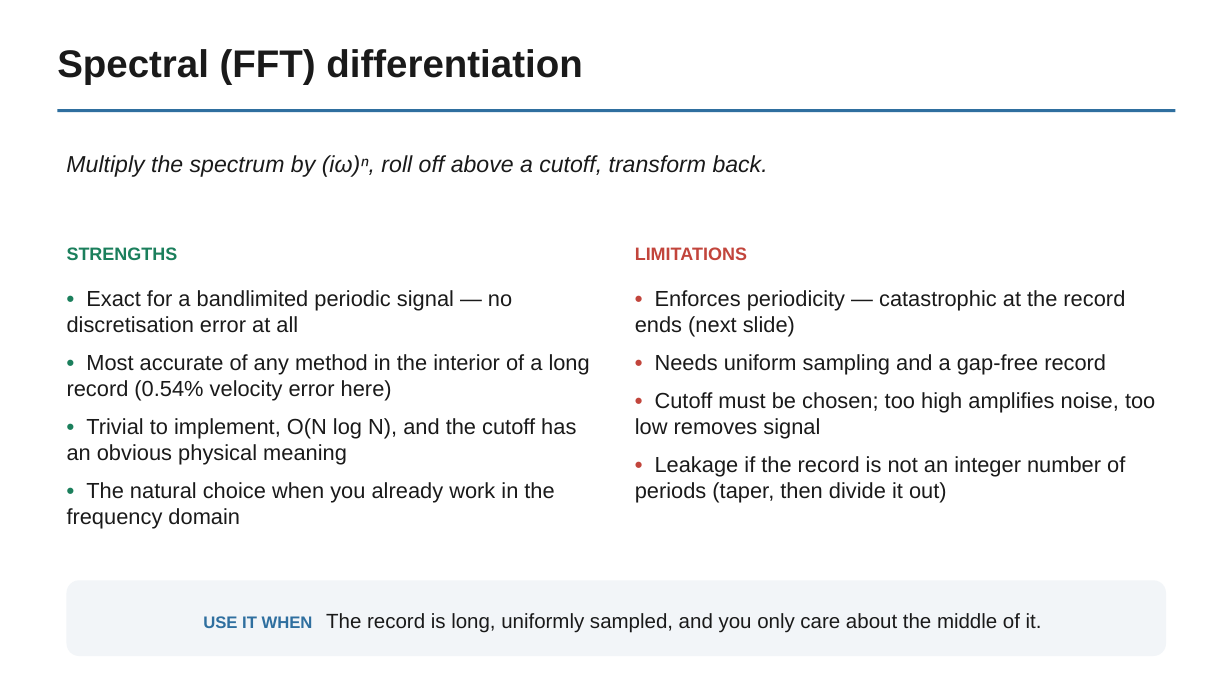
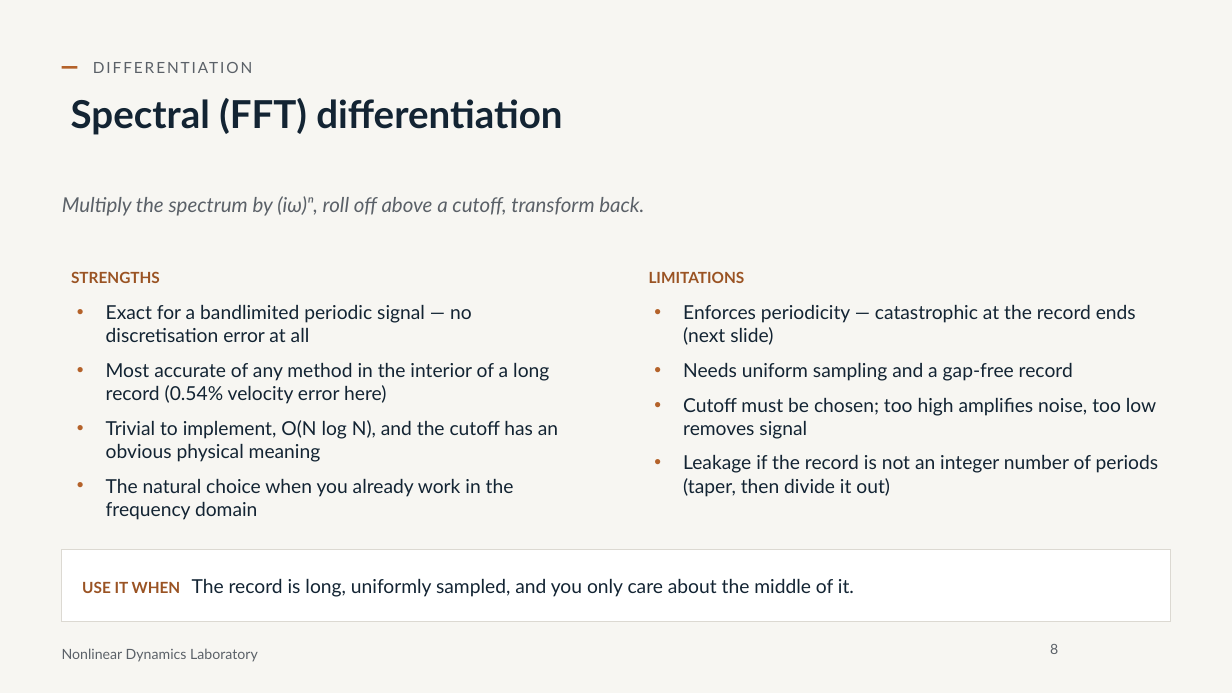
Before and after one commit to nld-uri/kinematics-toolbox, a slide deck: slide 8 of talk/differentiation_integration_talk.pptx (slide 7 before the commit). Drawn at 1232x693 pixels with LibreOffice and Linux fonts; fonts in the diff are those of the drawing; background and template pictures are left out. Boxes give left, top, right and bottom in pixels: in the first picture for what was removed or moved away, otherwise in the second. Text is boxed around its words. In the diff, an @@ line names an element or a change of style, - is before the commit and + after.

```diff
--- a/talk/differentiation_integration_talk.pptx
+++ b/talk/differentiation_integration_talk.pptx
@@ background #FFFFFF to #F7F6F2 @@
@@ text added at bbox=[84, 54, 639, 81], 12 pt, text #5B6168 @@
+DIFFERENTIATION
@@ title "Spectral (FFT) differentiation": place and size @@
-title "Spectral (FFT) differentiation" at bbox=[57, 49, 582, 84]
+title "Spectral (FFT) differentiation" at bbox=[71, 98, 562, 135]
@@ title "Spectral (FFT) differentiation" at bbox=[71, 98, 562, 135]: font Arial to Lato, text colour #1A1A1A to #132433 @@
@@ rectangle added at bbox=[62, 66, 78, 68], fill #B4622A @@
@@ rectangle removed at bbox=[57, 109, 1176, 113] @@
@@ text "Multiply the spectrum by (iω)ⁿ, ...": place and size @@
-text "Multiply the spectrum by (iω)ⁿ, ..." at bbox=[66, 155, 768, 177]
+text "Multiply the spectrum by (iω)ⁿ, ..." at bbox=[62, 196, 644, 216]
@@ text "Multiply the spectrum by (iω)ⁿ, ..." at bbox=[62, 196, 644, 216]: size 18 to 16 pt, font Arial to Lato, text colour #1A1A1A to #5B6168 @@
@@ text removed at bbox=[67, 247, 178, 260] @@
-STRENGTHS
@@ text removed at bbox=[635, 247, 747, 260] @@
-LIMITATIONS
@@ text at bbox=[71, 271, 558, 520]: text changed; size 17 to 15 pt; font Arial to Lato; text colour #1A1A1A to #132433 @@
-• Exact for a bandlimited periodic signal — no discretisation error at all
-• Most accurate of any method in the interior of a long record (0.54% velocity error here)
-• Trivial to implement, O(N log N), and the cutoff has an obvious physical meaning
-• The natural choice when you already work in the frequency domain
+STRENGTHS
+• Exact for a bandlimited periodic signal — no discretisation error at all
+• Most accurate of any method in the interior of a long record (0.54% velocity error here)
+• Trivial to implement, O(N log N), and the cutoff has an obvious physical meaning
+• The natural choice when you already work in the frequency domain
@@ text at bbox=[649, 271, 1159, 497]: text changed; size 17 to 15 pt; font Arial to Lato; text colour #1A1A1A to #132433 @@
-• Enforces periodicity — catastrophic at the record ends (next slide)
-• Needs uniform sampling and a gap-free record
-• Cutoff must be chosen; too high amplifies noise, too low removes signal
-• Leakage if the record is not an integer number of periods (taper, then divide it out)
+LIMITATIONS
+• Enforces periodicity — catastrophic at the record ends (next slide)
+• Needs uniform sampling and a gap-free record
+• Cutoff must be chosen; too high amplifies noise, too low removes signal
+• Leakage if the record is not an integer number of periods (taper, then divide it out)
@@ rectangle "USE IT WHEN The record ...": place and size @@
-rectangle "USE IT WHEN The record ..." at bbox=[67, 580, 1166, 656]
+rectangle "USE IT WHEN The record ..." at bbox=[62, 550, 1171, 622]
@@ rectangle "USE IT WHEN The record ..." at bbox=[62, 550, 1171, 622]: size 13 to 12 pt, text colour #2F6F9F to #9A5323 in "USE IT WHEN"; size 16 to 15 pt, text colour #1A1A1A to #132433 in "The record is long, uniformly sampled, and ..."; font Arial to Lato; alignment centre to left; rounded rectangle to rectangle; fill #F2F5F8 to #FFFFFF; outline none to #DCD9D2 0.75 pt @@
@@ text added at bbox=[62, 648, 258, 662], 11 pt, text #5B6168 @@
+Nonlinear Dynamics Laboratory
@@ page number added at bbox=[1050, 644, 1058, 654], 11 pt, text #5B6168 @@
+8
```
Also in this commit, not shown: 23 other slides changed, 16 slides added, 2 slides removed, 28 other files.
